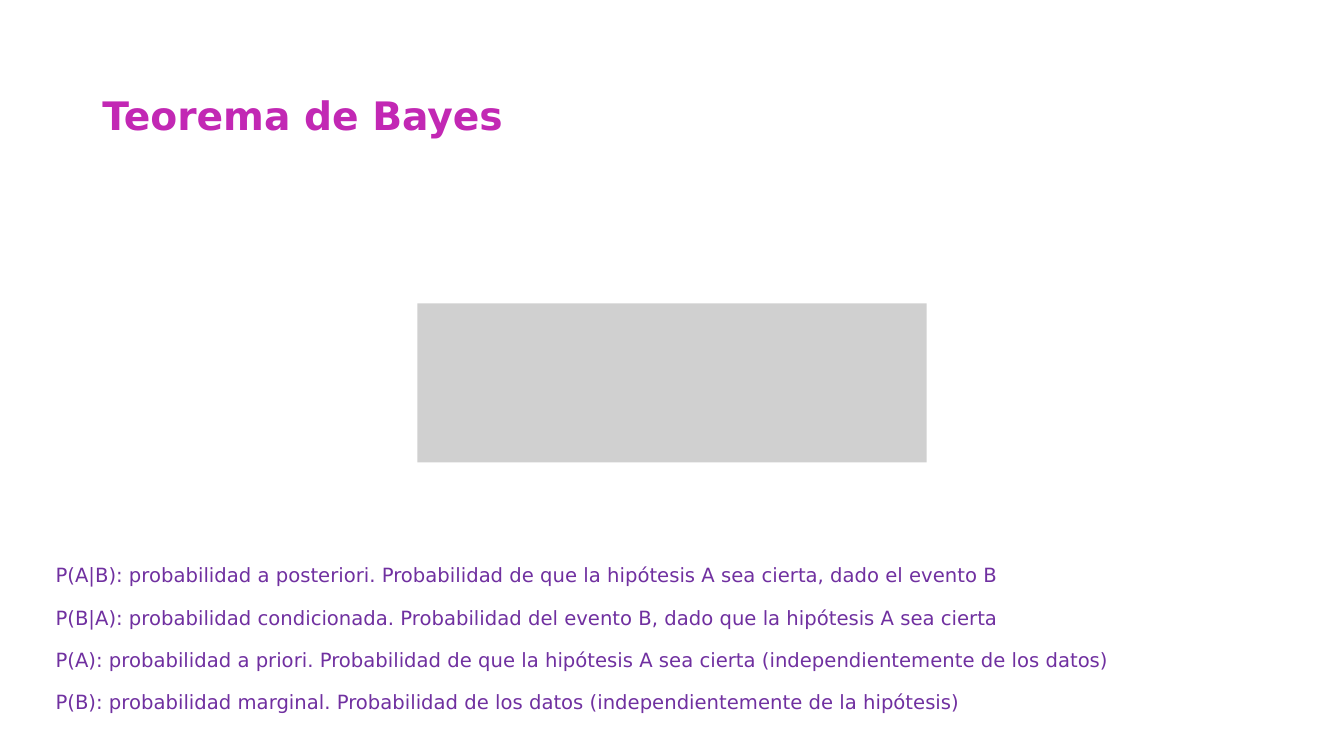
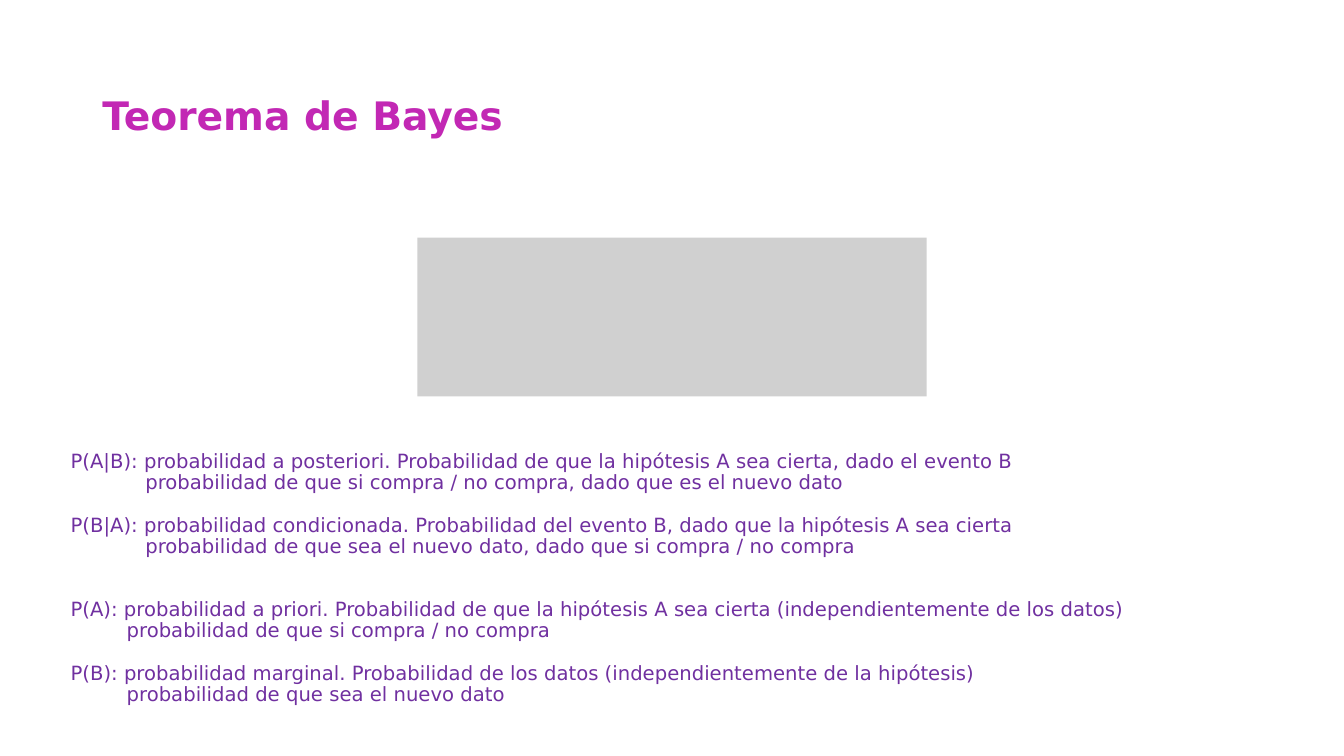
Before and after one commit to csameshiman/Axity_Curso_ML_2023, a slide deck: slide 6 of Diapositivas/Parte 03.Clasificación/03_03_Naive_Bayes.pptx. Drawn at 1344x756 pixels with LibreOffice and Linux fonts; fonts in the diff are those of the drawing; grey boxes stand for pictures; background and template pictures are left out. Boxes give left, top, right and bottom in pixels: in the first picture for what was removed or moved away, otherwise in the second. Text is boxed around its words. In the diff, an @@ line names an element or a change of style, - is before the commit and + after.

```diff
--- a/Diapositivas/Parte 03.Clasificación/03_03_Naive_Bayes.pptx
+++ b/Diapositivas/Parte 03.Clasificación/03_03_Naive_Bayes.pptx
@@ picture: place and size @@
-picture at (417, 303, 927, 463)
+picture at (417, 238, 927, 397)
@@ text "P(A|B): probabilidad a posteriori. Probabilidad ...": place and size @@
-text "P(A|B): probabilidad a posteriori. Probabilidad ..." at (56, 567, 1108, 713)
+text "P(A|B): probabilidad a posteriori. Probabilidad ..." at (71, 452, 1123, 705)
@@ text at (145, 474, 843, 493): paragraph added @@
+probabilidad de que si compra / no compra, dado que es el nuevo dato
@@ text at (145, 538, 854, 557): paragraph added @@
+probabilidad de que sea el nuevo dato, dado que si compra / no compra
@@ text at (127, 622, 549, 641): paragraph added @@
+probabilidad de que si compra / no compra
@@ text at (127, 686, 504, 705): paragraph added @@
+probabilidad de que sea el nuevo dato
```
Also in this commit, not shown: 14 other slides changed.
